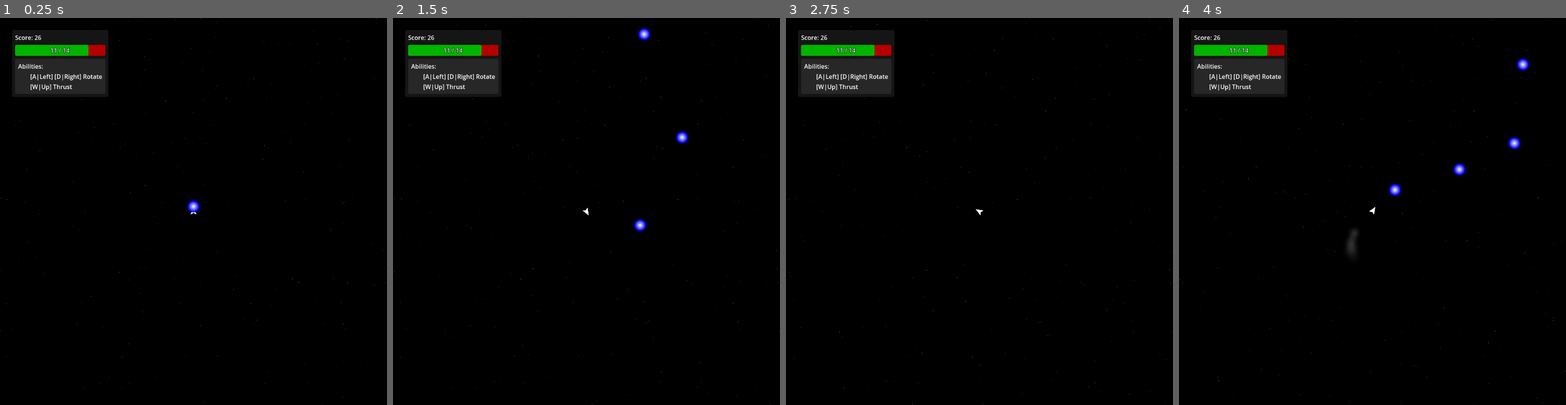
Above: before the commit, frames 1-4 (left to right).
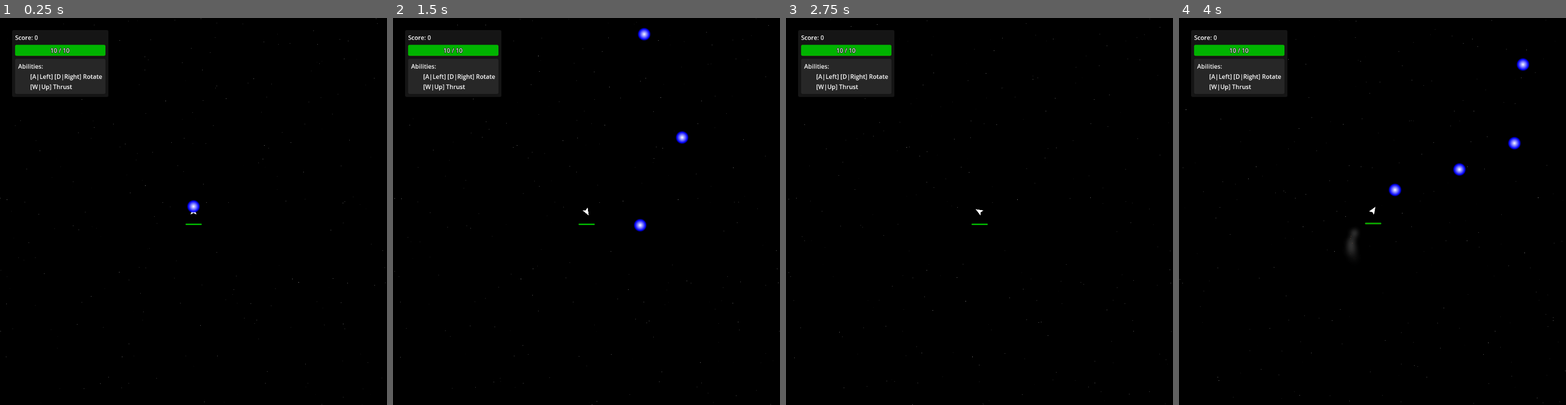
Above: after the commit, the same moments.

Repository: Trantarius/ArcadeGame
Game: Godot game, scene res://main.tscn
Same seed, same stepped clock (60 frames per second), same inputs: the game is played once before the commit and once after it.
Inputs (mouse positions are in pixels of both pictures, inside the frame that each line leads up to):
- Up to frame 1 (0.25 s): no input
- Up to frame 2 (1.5 s): move the mouse to (671, 192) at 0.52 s; hold D (right) 0.53-1.28 s; tap Z (attack_ability) at 0.6 s; move the mouse to (509, 230) at 1.27 s; hold A (left) from 1.28 s (still down); tap Shift (movement_ability) at 1.35 s
- Up to frame 3 (2.75 s): move the mouse to (1018, 126) at 2.02 s; release A (left) at 2.03 s; hold D (right) from 2.03 s (still down); hold Space (shoot) from 2.03 s (still down)
- Up to frame 4 (4 s): tap Enter at 2.75 s; move the mouse to (1353, 288) at 2.77 s; release D (right) at 2.78 s; release Space (shoot) at 2.78 s; hold W (forward) 2.78-3.53 s; tap Z (attack_ability) at 2.85 s; move the mouse to (1488, 269) at 3.52 s; hold A (left) from 3.53 s (still down); tap Shift (movement_ability) at 3.6 s

The runs differ from the first frame. In frame 1, 0.2% of the frame differs, in the area x 9-53%, y 4-54%; in frame 2, 0.2%; in frame 3, 0.2%; in frame 4, 0.2%.

Commit message:
health bars

Diff:
--- a/Actor.gd
+++ b/Actor.gd
@@ -4,20 +4,25 @@
 @export var max_health:float = 10:
 	set(to):
 		set_block_signals(true)
-		health = to * health/max_health
+		if(is_inside_tree()):
+			health = to * health/max_health
+		else:
+			health = max_health
 		max_health = to
 		set_block_signals(false)
-		health_changed.emit()
-
-@onready var health:float = max_health:
+		health_changed.emit(health,max_health)
+
+var health:float = max_health:
 	set(to):
-		health=to
-		health_changed.emit()
+		health = clamp(to,0,max_health)
+		health_changed.emit(health,max_health)
 
 ## Disables death. Can still take damage, but health never goes below 0.
 @export var immortal:bool = false
 ## Toggles whether or not queue_free should automatically be called on death.
 @export var free_on_death:bool = true
+## Approximate size of the actor
+@export var radius:float = 32
 
 enum ControlMode{
 	## Target is the desired thrust value (will be clamped to max thrust before being applied).
@@ -71,7 +76,7 @@
 signal kill(damage:Damage)
 signal damage_taken(damage:Damage)
 signal damage_dealt(damage:Damage)
-signal health_changed
+signal health_changed(health:float, max_health:float)
 
 static var something_spawned:Signal
 static var something_died:Signal
@@ -93,6 +98,7 @@
 
 func _actor_ready()->void:
 	something_spawned.emit(self)
+	health = max_health
 
 func take_damage(damage:Damage)->void:
 	damage.target=self
--- a/Enemy.gd
+++ b/Enemy.gd
@@ -15,6 +15,9 @@
 
 func _integrate_forces(state: PhysicsDirectBodyState2D) -> void:
 	super(state)
+
+	if(health<=0):
+		return
 
 	for coll_idx:int in range(state.get_contact_count()):
 		if(state.get_contact_collider_object(coll_idx) is Player):
--- /dev/null
+++ b/HealthBarSpawner.gd
@@ -0,0 +1,54 @@
+extends Node
+
+## Enables a health bar beneath the player
+@export var enable_on_player:bool = true:
+	set(to):
+		if(enable_on_player != to):
+			enable_on_player = to
+			if(is_inside_tree()):
+				if(enable_on_player):
+					for player:Player in get_tree().get_nodes_in_group(&'Players'):
+						give_healthbar(player)
+				else:
+					for healthbar:Node in get_tree().get_nodes_in_group(&'HealthBars'):
+						if(healthbar.get_parent() is Player):
+							healthbar.queue_free()
+
+## Enables a health bar beneath each enemy
+@export var enable_on_enemy:bool = true:
+	set(to):
+		if(enable_on_enemy != to):
+			enable_on_enemy = to
+			if(is_inside_tree()):
+				if(enable_on_enemy):
+					for enemy:Enemy in get_tree().get_nodes_in_group(&'Enemies'):
+						give_healthbar(enemy)
+				else:
+					for healthbar:Node in get_tree().get_nodes_in_group(&'HealthBars'):
+						if(healthbar.get_parent() is Enemy):
+							healthbar.queue_free()
+
+## Causes healthbars to only show on enemies that have been damaged
+@export var damaged_enemies_only:bool = true:
+	set(to):
+		if(damaged_enemies_only!=to):
+			damaged_enemies_only=to
+			if(is_inside_tree()):
+				for healthbar:Node in get_tree().get_nodes_in_group(&'HealthBars'):
+					if(healthbar.get_parent() is Enemy):
+						healthbar.hide_when_full = damaged_enemies_only
+
+func _ready() -> void:
+	Actor.something_spawned.connect(_on_something_spawned)
+
+func _on_something_spawned(actor:Actor)->void:
+	if(actor is Player && enable_on_player):
+		give_healthbar(actor)
+	elif(actor is Enemy && enable_on_enemy):
+		give_healthbar(actor)
+
+func give_healthbar(actor:Actor)->void:
+	var hbar:Node2D = preload("res://health_bar.tscn").instantiate()
+	if(actor is Enemy and damaged_enemies_only):
+		hbar.hide_when_full=true
+	actor.add_child(hbar)
--- a/Interpolator.gd
+++ b/Interpolator.gd
@@ -1,5 +1,10 @@
 class_name Interpolator
 extends Node2D
+
+enum{IGNORE=0,TRACK=1,INTERPOLATE=2}
+@export_enum('Ignore:0','Track:1','Interpolate:2') var position_behavior:int = INTERPOLATE
+@export_enum('Ignore:0','Track:1','Interpolate:2') var rotation_behavior:int = INTERPOLATE
+@export_enum('Ignore:0','Track:1','Interpolate:2') var scale_behavior:int = INTERPOLATE
 
 func _enter_tree()->void:
 	top_level=true
@@ -11,6 +16,16 @@
 func update() -> void:
 	var now:int = Time.get_ticks_usec()
 	var dt:float = Engine.get_physics_interpolation_fraction()/Engine.physics_ticks_per_second
-	global_position = get_parent().global_position + get_parent().linear_velocity * dt
-	global_rotation = get_parent().global_rotation + get_parent().angular_velocity * dt
-	global_scale = get_parent().global_scale
+	match position_behavior:
+		TRACK:
+			global_position = get_parent().global_position
+		INTERPOLATE:
+			global_position = get_parent().global_position + get_parent().linear_velocity * dt
+	match rotation_behavior:
+		TRACK:
+			global_rotation = get_parent().global_rotation
+		INTERPOLATE:
+			global_rotation = get_parent().global_rotation + get_parent().angular_velocity * dt
+	match scale_behavior:
+		TRACK|INTERPOLATE:
+			global_scale = get_parent().global_scale
--- a/collision_layers.gd
+++ /dev/null
@@ -1,6 +0,0 @@
-class_name COLLISION_LAYER
-extends Node
-
-const NEUTRAL:int = 0b001
-const PLAYER:int = 0b010
-const ENEMY:int = 0b100
--- /dev/null
+++ b/health_bar.gd
@@ -0,0 +1,17 @@
+extends Interpolator
+
+## Hides the health bar when the subject's health is full
+var hide_when_full:bool = false
+
+func update():
+	super()
+	$ProgressBar.offset_left = -get_parent().radius * 0.666
+	$ProgressBar.offset_right = get_parent().radius * 0.666
+	$ProgressBar.offset_top = get_parent().radius
+	$ProgressBar.offset_bottom = 0
+	$ProgressBar.max_value = get_parent().max_health
+	$ProgressBar.value = get_parent().health
+	if(hide_when_full && is_equal_approx(get_parent().health,get_parent().max_health)):
+		hide()
+	else:
+		show()
--- /dev/null
+++ b/health_bar.tscn
@@ -0,0 +1,33 @@
+[gd_scene load_steps=4 format=3 uid="uid://r5owwmecu80n"]
+
+[ext_resource type="Script" path="res://health_bar.gd" id="1_tm061"]
+
+[sub_resource type="StyleBoxFlat" id="StyleBoxFlat_7wegt"]
+bg_color = Color(0.705882, 0, 0, 1)
+corner_radius_top_left = 2
+corner_radius_top_right = 2
+corner_radius_bottom_right = 2
+corner_radius_bottom_left = 2
+
+[sub_resource type="StyleBoxFlat" id="StyleBoxFlat_o0xp3"]
+bg_color = Color(0, 0.705882, 0, 1)
+corner_radius_top_left = 2
+corner_radius_top_right = 2
+corner_radius_bottom_right = 2
+corner_radius_bottom_left = 2
+
+[node name="HealthBar" type="Node2D" groups=["HealthBars"]]
+top_level = true
+script = ExtResource("1_tm061")
+rotation_behavior = 0
+
+[node name="ProgressBar" type="ProgressBar" parent="."]
+custom_minimum_size = Vector2(0, 4)
+offset_left = 22.0
+offset_top = 21.0
+offset_right = 120.0
+offset_bottom = 25.0
+theme_override_styles/background = SubResource("StyleBoxFlat_7wegt")
+theme_override_styles/fill = SubResource("StyleBoxFlat_o0xp3")
+value = 47.44
+show_percentage = false
--- a/hornet/hornet.tscn
+++ b/hornet/hornet.tscn
@@ -10,6 +10,7 @@
 script = ExtResource("1_ghiqj")
 point_value = 5.0
 max_health = 3.0
+radius = 24.0
 
 [node name="CollisionPolygon2D" type="CollisionPolygon2D" parent="."]
 position = Vector2(8, 0)
--- a/main.tscn
+++ b/main.tscn
@@ -10,6 +10,7 @@
 [ext_resource type="PackedScene" uid="uid://b84l7h2qte8nl" path="res://spiky/spiky_factory.tscn" id="6_x7aoa"]
 [ext_resource type="Script" path="res://EnemySpawner.gd" id="6_xg0x2"]
 [ext_resource type="Script" path="res://HitNumberSpawner.gd" id="10_mwqnm"]
+[ext_resource type="Script" path="res://HealthBarSpawner.gd" id="11_bnywn"]
 
 [node name="Main" type="Node"]
 
@@ -18,8 +19,6 @@
 
 [node name="InfoPanel" parent="UILayer" instance=ExtResource("2_8k6rt")]
 anchors_preset = 0
-
-[node name="Player" parent="." instance=ExtResource("3_d6lla")]
 
 [node name="EnemySpawner" type="Node" parent="."]
 script = ExtResource("6_xg0x2")
@@ -41,3 +40,8 @@
 player_color = Color(1, 0.454902, 0.478431, 1)
 enable_on_enemy = true
 enemy_color = Color(0.517647, 0.513726, 1, 1)
+
+[node name="HealthBarSpawner" type="Node" parent="."]
+script = ExtResource("11_bnywn")
+
+[node name="Player" parent="." instance=ExtResource("3_d6lla")]
--- a/spiky/spiky_factory.tscn
+++ b/spiky/spiky_factory.tscn
@@ -10,6 +10,7 @@
 contact_monitor = true
 script = ExtResource("1_8hxwo")
 point_value = 10.0
+radius = 64.0
 linear_control_mode = 2
 angular_control_mode = 2
 
--- a/ui/info_panel.gd
+++ b/ui/info_panel.gd
@@ -69,18 +69,22 @@
 	lbl.text = entry
 	ability_list.add_child(lbl)
 
-
-var player:Player
-
 # Called when the node enters the scene tree for the first time.
 func _ready() -> void:
 	update_score()
 	update_health()
 	update_abilities()
 	if(!Engine.is_editor_hint()):
-		player = get_tree().get_first_node_in_group('Players')
+		var player:Player = get_tree().get_first_node_in_group('Players')
 		if(is_instance_valid(player)):
 			player.score_changed.connect(_on_player_score_changed)
+			_on_player_score_changed(player.score)
+			player.child_entered_tree.connect(_on_player_child_added)
+			for child:Node in player.get_children():
+				_on_player_child_added(child)
+			player.child_exiting_tree.connect(_on_player_child_removed)
+			player.health_changed.connect(_on_player_health_changed)
+			_on_player_health_changed(player.health,player.max_health)
 
 
 func _on_player_score_changed(to:float)->void:
@@ -93,6 +97,10 @@
 func _on_player_child_removed(child:Node)->void:
 	if(child is PlayerAbility):
 		abilities.erase(child)
+
+func _on_player_health_changed(current:float, maximum:float)->void:
+	max_health = maximum
+	health = current
 
 func get_ability_string(ability:PlayerAbility)->String:
 	if(include_controls_in_abilities):
Not shown: 1 places in main.tscn that only renumber resources
